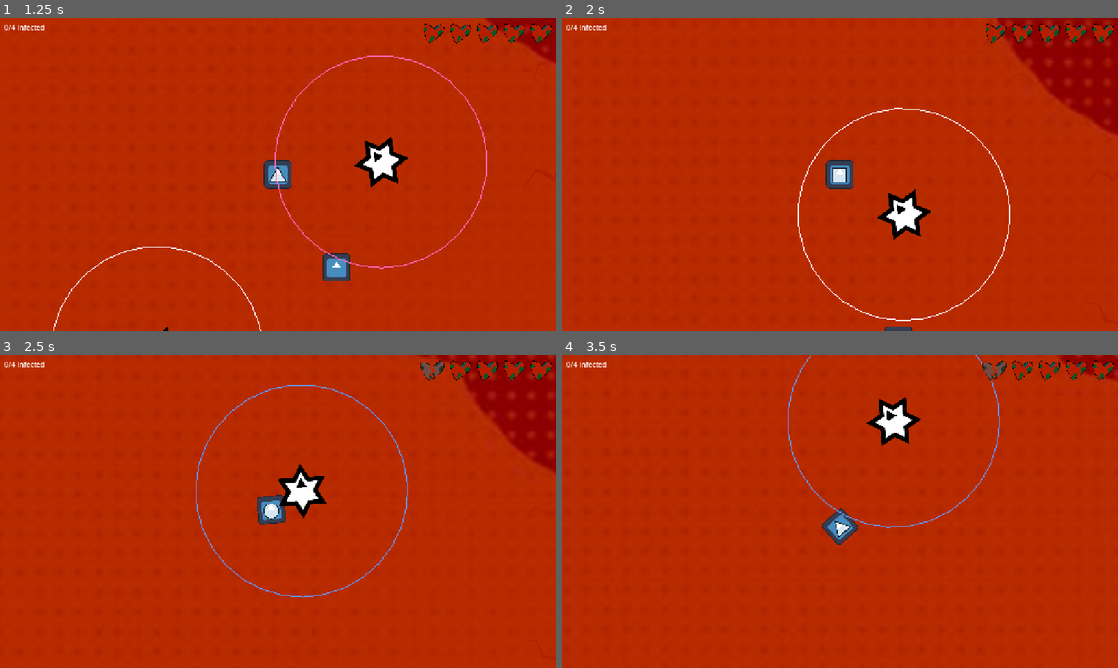
Above: before the commit, frames 1-4 (two rows, left to right).
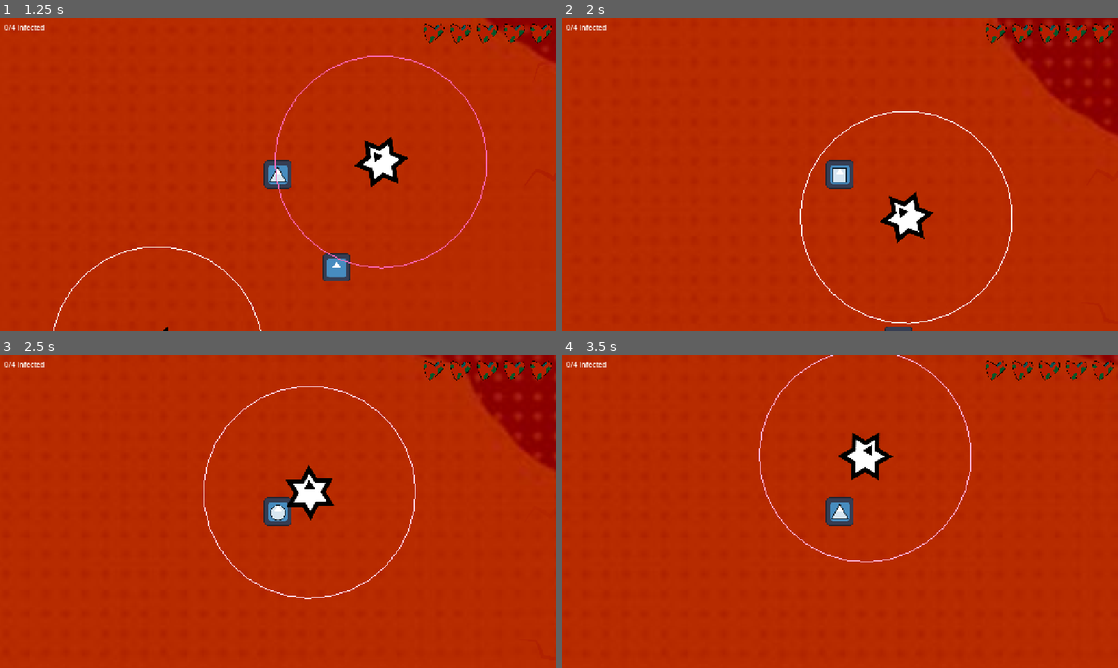
Above: after the commit, the same moments.

Repository: MarkusSecundus/GlobalJam_2026
Game: Godot game, scene res://maps/test_map.tscn
The game is run twice, just before and just after one commit, with the same random seed, the same clock (stepped at 60 frames per second) and the same inputs. The engine's default icon, where the game draws it, is replaced by a stand-in: a white triangle on a blue panel in a dark square. Sound files missing from this copy of the repository are replaced by a short silence.
Inputs:
- Up to frame 1 (1.25 s): hold W (Up) from 0.53 s (still down); tap 1 (Mask1) at 0.6 s
- Up to frame 2 (2 s): keep holding W (Up); tap 2 (Mask2) at 1.35 s
- Up to frame 3 (2.5 s): release W (Up) at 2.03 s; hold A (Left) from 2.03 s (still down); tap 3 (Mask3) at 2.1 s
- Up to frame 4 (3.5 s): keep holding A (Left); tap 1 (Mask1) at 2.85 s

Frame 1 is identical in both runs. In frame 2, 1.2% of the frame differs, in the area x 42-81%, y 28-98%; in frame 3, 2.4%; in frame 4, 3.2%, in the area x 35-100%, y 0-67%.

Commit message:
shingus bingus

Diff:
--- a/prefabs/enemy.gd
+++ b/prefabs/enemy.gd
@@ -2,7 +2,7 @@
 
 var ATTACK_IMPULSE_MAGNITUDE = 1000.0
 var ATTACK_DIR_VARIABILITY = 300.0
-var AGGRO_GAIN_SPEED_SLOW = 1.0/3.5
+var AGGRO_GAIN_SPEED_SLOW = 1.0/3.67
 var AGGRO_GAIN_SPEED_FAST = 1.0/0.5
 var AGGRO_LOSE_SPEED = 1.0 / 2.0
 var AGGRO_COOLDOWN_AFTER_ATTACK = 0.1
@@ -59,13 +59,10 @@
 		pass
 
 func _draw() -> void:
-	var col = lerp(Color.WHITE, Color.DEEP_PINK, aggro_level)
-	if aggro_cooldown > 0.0:
-		col = Color.CORNFLOWER_BLUE
+	var col: Color = lerp(Color.WHITE, Color.DEEP_PINK, aggro_level)
 	draw_arc($PlayerDetectArea.position,
 			$PlayerDetectArea/CollisionShape2D.shape.radius,
 			0, TAU, 32, col)
-	pass
 
 func maybe_do_random_movement(dt: float) -> void:
 	random_move_timeout -= dt
